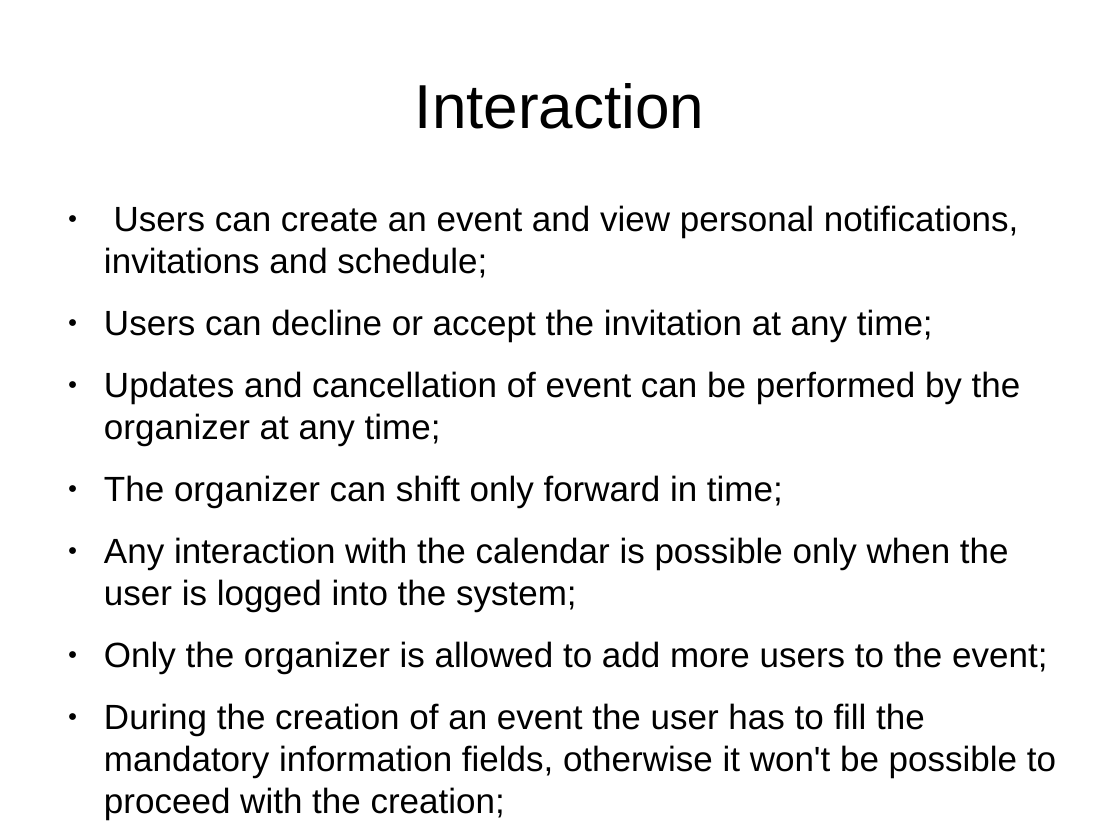
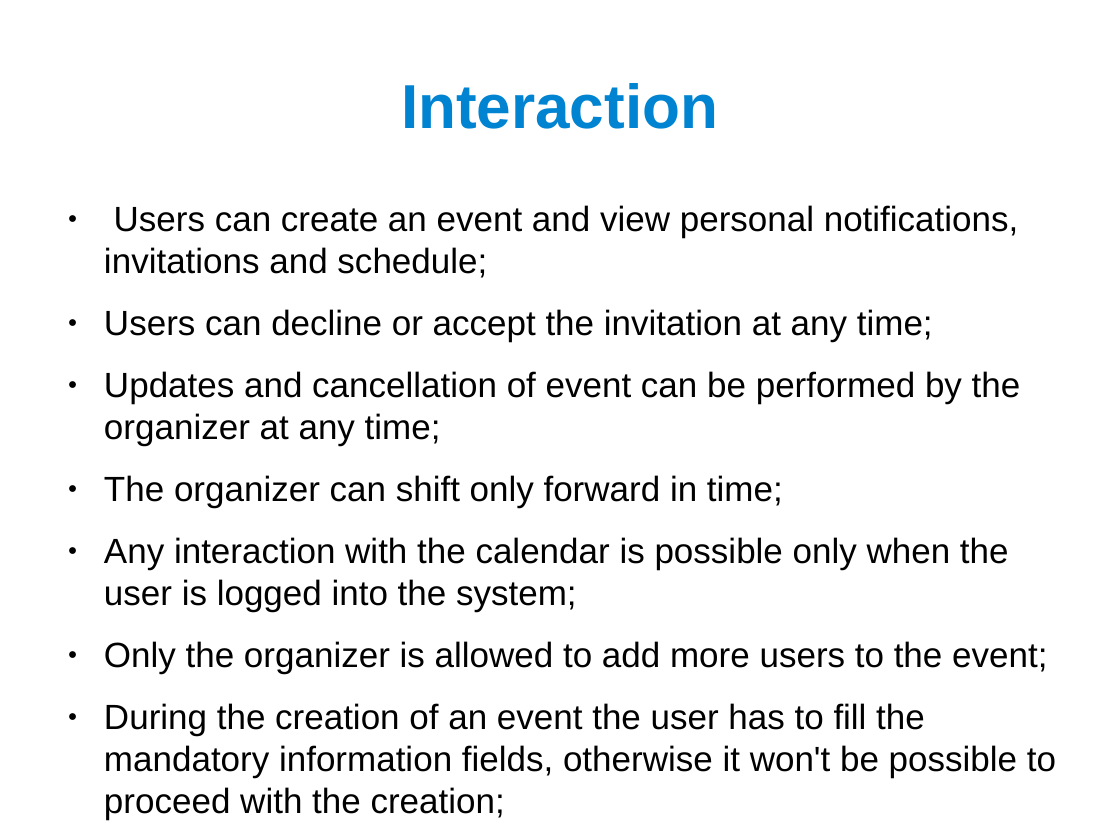
Before and after one commit to nico-mkhatvari/SE2, a slide deck: slide 6 of Presentation.odp. Drawn at 1120x840 pixels with LibreOffice and Linux fonts; fonts in the diff are those of the drawing. Boxes give left, top, right and bottom in pixels: in the first picture for what was removed or moved away, otherwise in the second. Text is boxed around its words. In the diff, an @@ line names an element or a change of style, - is before the commit and + after.

```diff
--- a/Presentation.odp
+++ b/Presentation.odp
@@ title "Interaction" at [401,83,718,129]: text colour #000000 to #0084D1, bold on @@
```
Also in this commit, not shown: 12 other slides changed, 6 slides added.
